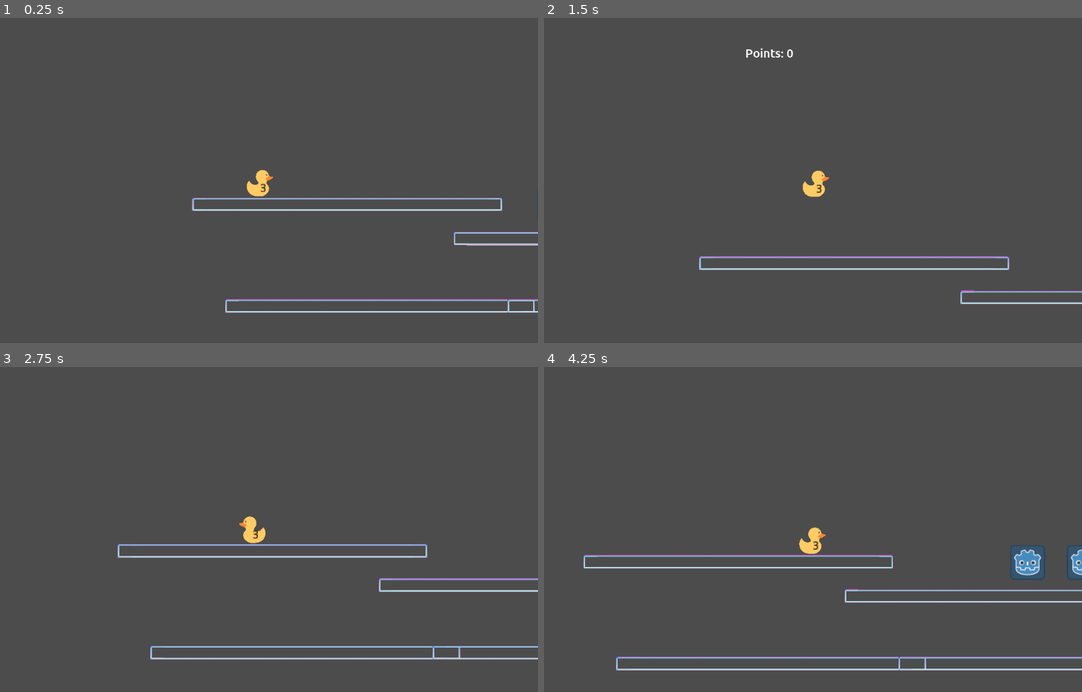
Above: before the commit, frames 1-4 (two rows, left to right).
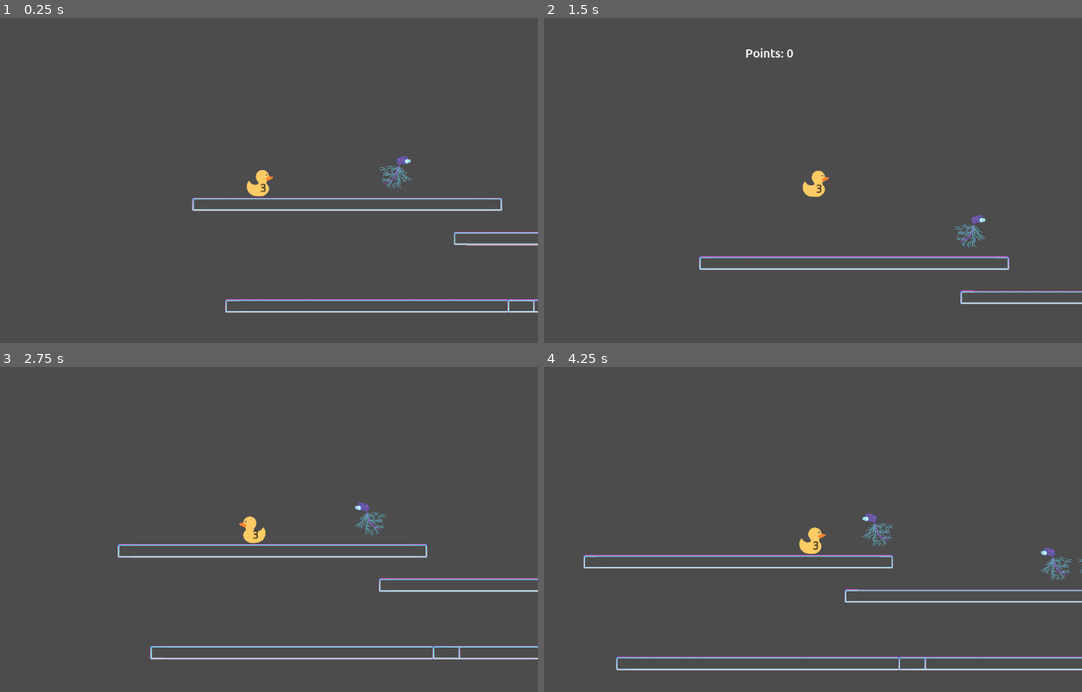
Above: after the commit, the same moments.

Repository: safety-ducks/duck-on-drug
Game: Godot game, scene res://scenses/MainScene.tscn
The game is run twice, just before and just after one commit, with the same random seed, the same clock (stepped at 60 frames per second) and the same inputs.
Inputs:
- Up to frame 1 (0.25 s): no input
- Up to frame 2 (1.5 s): hold Shift 0.53-1.28 s; hold Right from 0.53 s (still down); tap Space at 0.77 s; tap Shift at 1.35 s
- Up to frame 3 (2.75 s): tap Space at 1.52 s; release Right at 2.03 s; hold Left from 2.03 s (still down); hold Shift from 2.03 s (still down)
- Up to frame 4 (4.25 s): release Left at 2.78 s; release Shift at 2.78 s; hold Right from 2.78 s (still down); tap Shift at 2.85 s; tap Space at 3.02, 3.77 s; hold Shift from 3.53 s (still down)

The runs differ from the first frame. In frame 1, 0.2% of the frame differs, in the area x 70-100%, y 42-62%; in frame 2, 0.2%; in frame 3, 0.2%; in frame 4, 1.3%, in the area x 58-100%, y 45-66%.

Commit message:
New enemies

Diff:
--- a/Enemy.gd
+++ b/Enemy.gd
@@ -35,3 +35,13 @@
 	#$Timer.stop()
 	$Timer.wait_time = rand_range(2,5)
 	pass # Replace with function body.
+
+
+
+func _on_Enemy_body_entered(body):
+	if body.get_name() == "Player":
+		body.get_damage()
+		$Timer.stop()
+		queue_free()
+	print("lifes left: ", body.lifes)
+	pass # Replace with function body.
--- a/scenses/Area2D.gd
+++ b/scenses/Area2D.gd
@@ -11,6 +11,7 @@
 func _on_Area2D_body_entered(body):
 	if body.get_name() == "Player":
 		body.get_damage()
+		$Timer.stop()
 		queue_free()
 	print("lifes left: ", body.lifes)
 	pass # Replace with function body.
--- a/scenses/BasicEnemy.gd
+++ b/scenses/BasicEnemy.gd
@@ -32,6 +32,6 @@
 
 func _on_Timer_timeout():
 	flip()
-	#$Timer.stop()
+	$Timer.stop()
 	$Timer.wait_time = rand_range(2,5)
 	pass # Replace with function body.
--- a/scenses/MainScene.tscn
+++ b/scenses/MainScene.tscn
@@ -2,11 +2,11 @@
 
 [ext_resource path="res://scenses/MainScene.gd" type="Script" id=1]
 [ext_resource path="res://scenses/BasicRamp.tscn" type="PackedScene" id=2]
-[ext_resource path="res://scenses/BasicEnemy.tscn" type="PackedScene" id=3]
-[ext_resource path="res://scenses/HUD.tscn" type="PackedScene" id=4]
-[ext_resource path="res://scenses/UI.tscn" type="PackedScene" id=5]
-[ext_resource path="res://scenses/UI.gd" type="Script" id=6]
-[ext_resource path="res://scenses/Player.tscn" type="PackedScene" id=7]
+[ext_resource path="res://scenses/HUD.tscn" type="PackedScene" id=3]
+[ext_resource path="res://scenses/UI.tscn" type="PackedScene" id=4]
+[ext_resource path="res://scenses/UI.gd" type="Script" id=5]
+[ext_resource path="res://scenses/Player.tscn" type="PackedScene" id=6]
+[ext_resource path="res://scenses/Enemy.tscn" type="PackedScene" id=7]
 
 [node name="MainScene" type="Node2D"]
 pause_mode = 1
@@ -24,21 +24,15 @@
 [node name="BasicRamp4" parent="." instance=ExtResource( 2 )]
 position = Vector2( 200.774, 400.454 )
 
-[node name="BasicEnemy" parent="." instance=ExtResource( 3 )]
-position = Vector2( 839.596, 401.292 )
+[node name="HUD" parent="." instance=ExtResource( 3 )]
 
-[node name="BasicEnemy2" parent="." instance=ExtResource( 3 )]
-position = Vector2( 558.302, 401.292 )
-
-[node name="HUD" parent="." instance=ExtResource( 4 )]
-
-[node name="UI" parent="." instance=ExtResource( 5 )]
+[node name="UI" parent="." instance=ExtResource( 4 )]
 pause_mode = 2
 visible = false
 modulate = Color( 1, 1, 1, 0.784314 )
-script = ExtResource( 6 )
+script = ExtResource( 5 )
 
-[node name="Player" parent="." instance=ExtResource( 7 )]
+[node name="Player" parent="." instance=ExtResource( 6 )]
 position = Vector2( 40, 350 )
 
 [node name="LifeCounter" type="RichTextLabel" parent="Player"]
@@ -47,3 +41,18 @@
 rect_scale = Vector2( 1.5, 1.5 )
 custom_colors/default_color = Color( 0.00392157, 0.00392157, 0.00392157, 1 )
 text = "3"
+
+[node name="Enemy" parent="." instance=ExtResource( 7 )]
+position = Vector2( 267.479, 345.29 )
+scale = Vector2( 2, 2 )
+
+[node name="Enemy2" parent="." instance=ExtResource( 7 )]
+position = Vector2( 837.019, 407.972 )
+scale = Vector2( 2, 2 )
+
+[node name="Enemy3" parent="." instance=ExtResource( 7 )]
+position = Vector2( 595.932, 408.292 )
+scale = Vector2( 2, 2 )
+[connection signal="body_entered" from="Enemy" to="Enemy" method="_on_Enemy_body_entered"]
+[connection signal="body_entered" from="Enemy2" to="Enemy2" method="_on_Enemy_body_entered"]
+[connection signal="body_entered" from="Enemy3" to="Enemy3" method="_on_Enemy_body_entered"]
--- a/scenses/Player.gd
+++ b/scenses/Player.gd
@@ -60,3 +60,9 @@
 func _on_Area2D_body_entered(body):
 	print (body)
 	pass # Replace with function body.
+
+
+
+
+func _on_Enemy_area_entered(area):
+	pass # Replace with function body.
